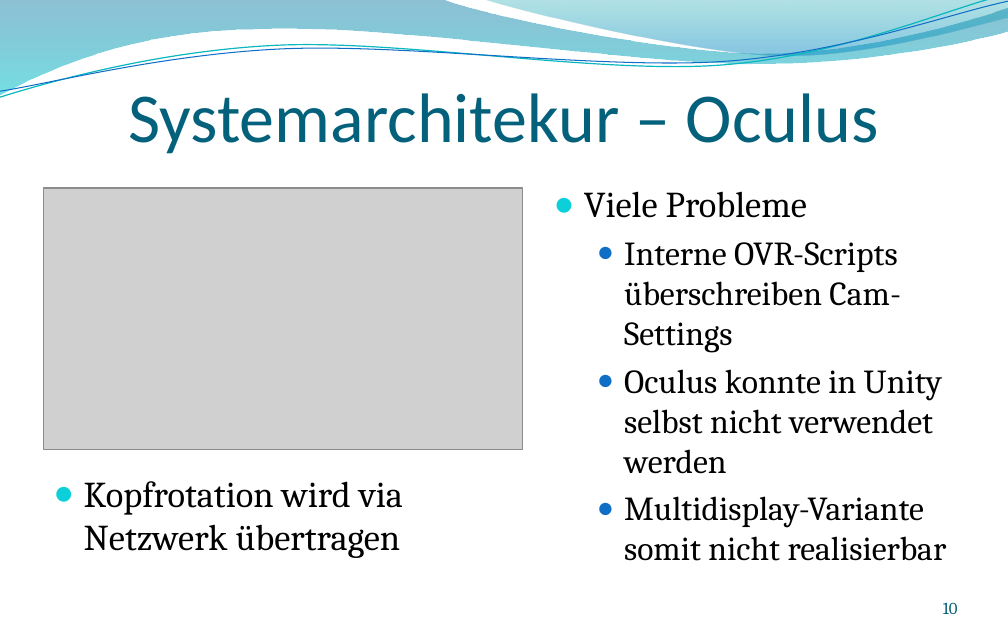
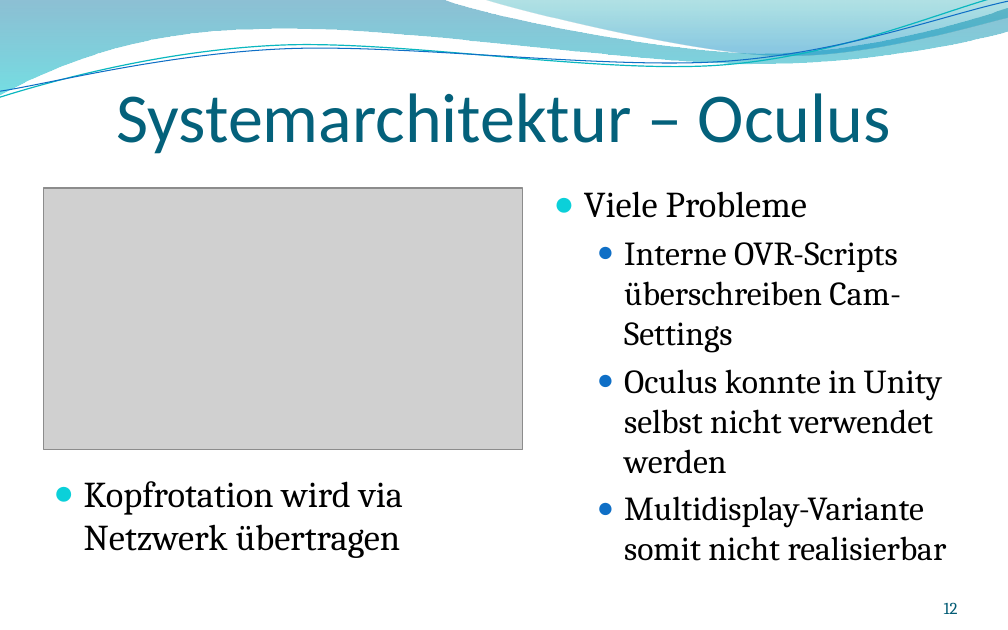
Before and after one commit to andreasdietze/Rift-Wingsuit, a slide deck: slide 12 of Präsentationen/Finale Präsentation/Finale-Präsentation-Rift-Wingsuit.pptx (slide 10 before the commit). Drawn at 1008x630 pixels with LibreOffice and Linux fonts; fonts in the diff are those of the drawing; grey boxes stand for pictures; background and template pictures are left out. Boxes give left, top, right and bottom in pixels: in the first picture for what was removed or moved away, otherwise in the second. Text is boxed around its words. In the diff, an @@ line names an element or a change of style, - is before the commit and + after.

```diff
--- a/Präsentationen/Finale Präsentation/Finale-Präsentation-Rift-Wingsuit.pptx
+++ b/Präsentationen/Finale Präsentation/Finale-Präsentation-Rift-Wingsuit.pptx
@@ title at (116, 93, 891, 154): text changed @@
-Systemarchitekur – Oculus
+Systemarchitektur – Oculus
@@ page number at (944, 602, 958, 614): text changed @@
-10
+12
```
Also in this commit, not shown: 10 other slides changed, 2 slides added.
